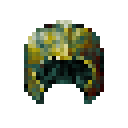
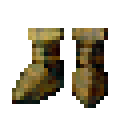
Comparing the layer stacks of the two 128 × 128 images. Changes:
"Bismuth ovleray": opacity 100% → 42% over [12, 20, 108, 108]
added layer "Layer 7" (linear burn) above "Bismthbronze" over [12, 20, 108, 108]
hid "Bismthbronze" over [12, 20, 108, 108]
hid "Layer 3" (1st of 3, in "Pieces") over [24, 20, 104, 104]
showed "Layer 1" (1st of 3, in "Pieces") over [12, 28, 108, 108]
removed layer "Tinbronze" (was color burn) over [12, 20, 108, 108]
added layer "Layer 6" (linear burn) above "Pieces" over [12, 20, 108, 108]
added layer "Layer 5" (linear burn) above "Pieces" over [12, 20, 108, 108]
